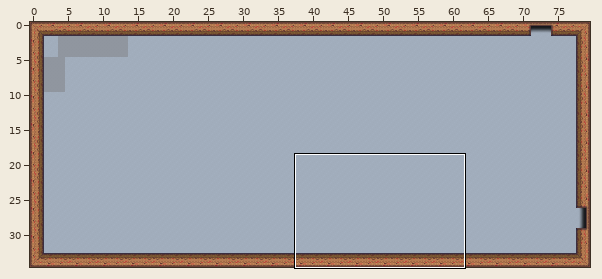
Tiled map -- maps/office 2/gather_office_nouveau.tmx. The picture above shows the old version from afar; the outline marks the close-up.
Close-up. Earlier state:
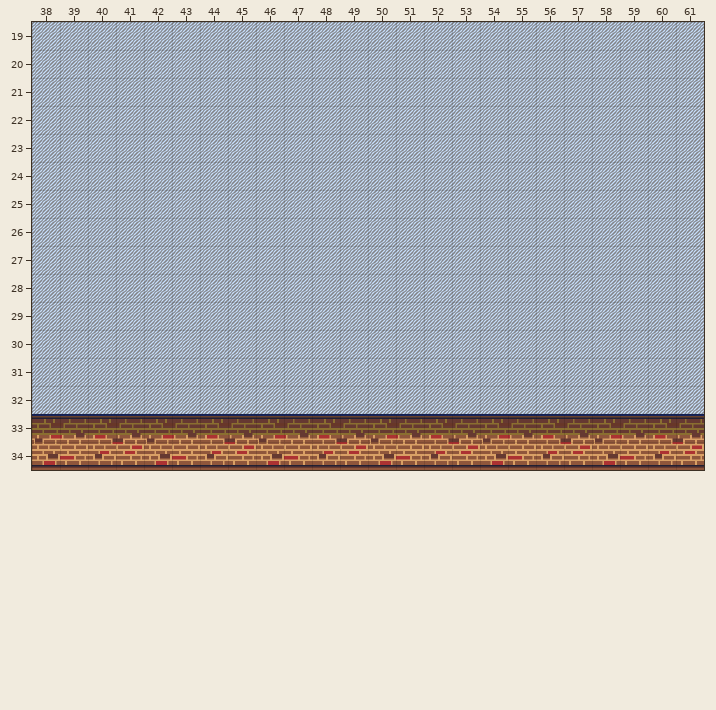
Cells are 32x32 px. Shown: x 38..61, y 19..34. The commit also changed other parts of the map, which this record leaves out.
Now the later version:
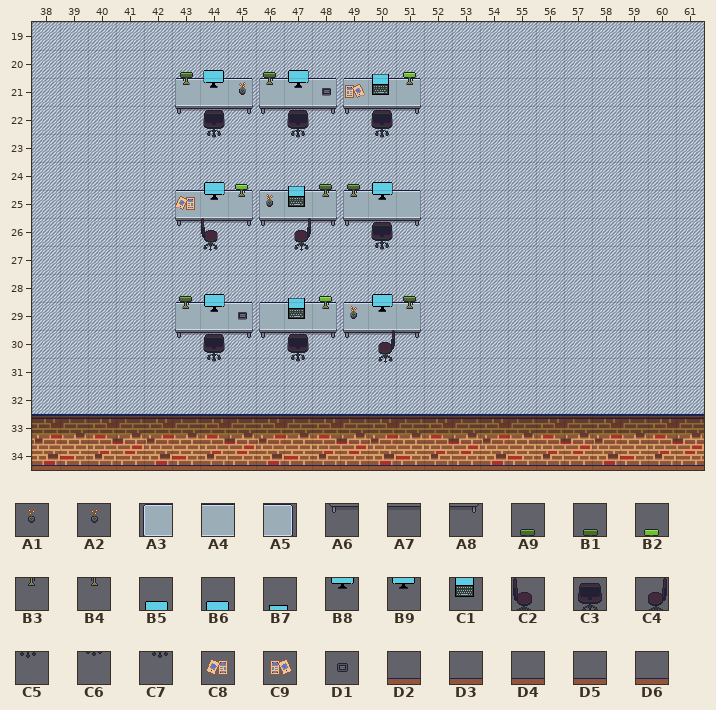
Key: from "Gather Furniture 0.x": A1 329, A2 329 flipped left-right, A3 421, A4 422, A5 423, A6 453, A7 454, A8 455, A9 578, B1 578 flipped left-right, B2 581, B3 610, B4 610 flipped left-right, B5 642, B6 642 flipped left-right, B7 644, B8 674, B9 674 flipped left-right, C1 676, C2 707, C3 708, C4 709, C5 739, C6 740, C7 741; from "Gather Games 0.x": C8 184 flipped up-down, C9 184 turned 180, D1 187, D2 755, D3 756, D4 763, D5 764, D6 766.
__ is an empty cell.
Tiles of an added or newly shown layer are drawn over the layers below it.
The exact change:
Changed rows in their new state; .. is an unchanged cell.
Layer "bg/wall top":
first column x 38:
34 D3 D4 D5 D5 D6 D2 D3 D3 D3 D3 D3 D3 D3 D4 D5 D5 D6 D2 D3 D3 D3 D3 D3 D3
Layer "bg/furn 1":
first column x 43:
21 A3 A4 A5 A3 A4 A5 A3 A4 A5
22 A6 A7 A8 A6 A7 A8 A6 A7 A8
25 A3 A4 A5 A3 A4 A5 A3 A4 A5
26 A6 A7 A8 A6 A7 A8 A6 A7 A8
29 A3 A4 A5 A3 A4 A5 A3 A4 A5
30 A6 A7 A8 A6 A7 A8 A6 A7 A8
Layer "bg/furn 2" (added):
first column x 43:
20 B1 B6 .. A9 B5 .. .. B7 B2
21 B4 B9 A2 B3 B8 D1 C9 C1 B3
22 .. C3 .. .. C3 .. .. C3 ..
23 .. C6 .. .. C6 .. .. C6 ..
24 .. B5 B2 .. B7 A9 A9 B5 ..
25 C8 B8 B3 A1 C1 B3 B3 B8 ..
26 .. C2 .. .. C4 .. .. C3 ..
27 .. C5 .. .. C7 .. .. C6 ..
28 A9 B5 .. .. B7 B2 .. B5 A9
29 B3 B8 D1 .. C1 B3 A1 B8 B3
30 .. C3 .. .. C3 .. .. C4 ..
31 .. C6 .. .. C6 .. .. C7 ..
Pixel boxes of the changes (left, top, right, bottom) in both close-ups:
added: (175, 70, 421, 363)
added: (32, 465, 704, 468)
